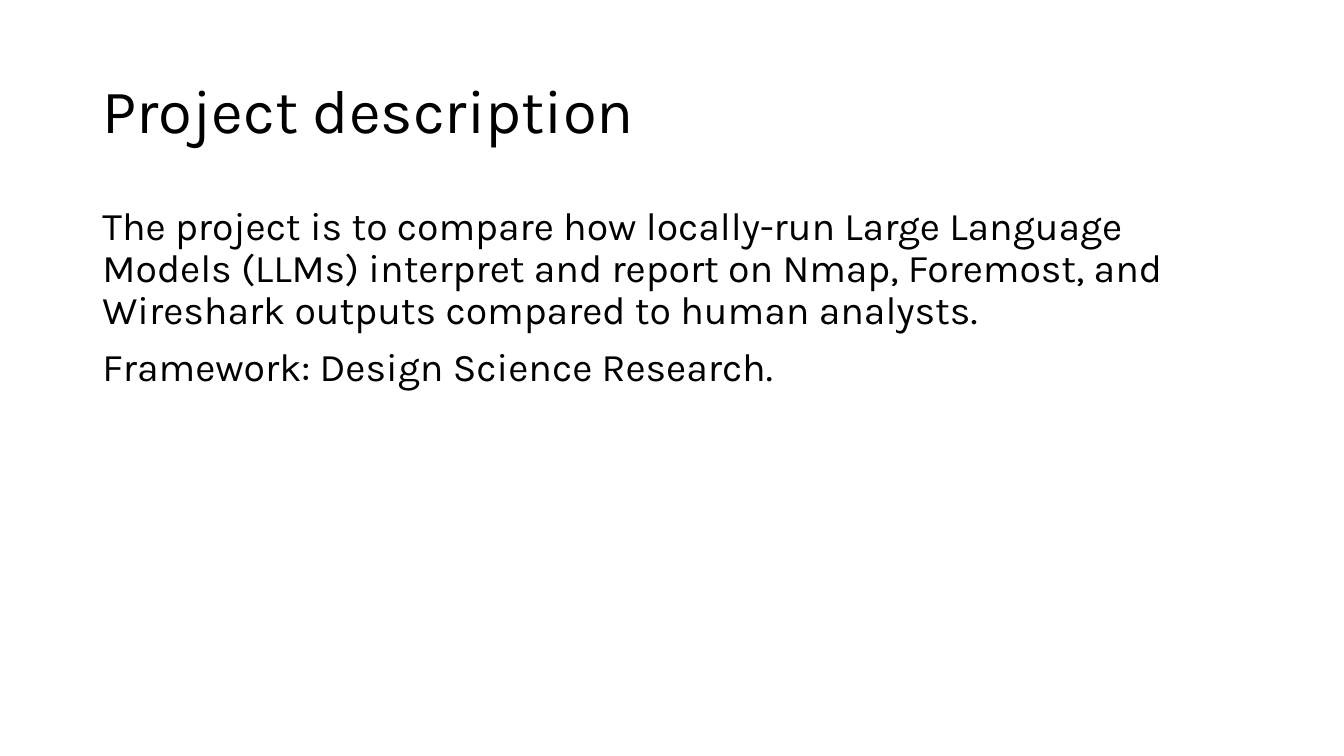
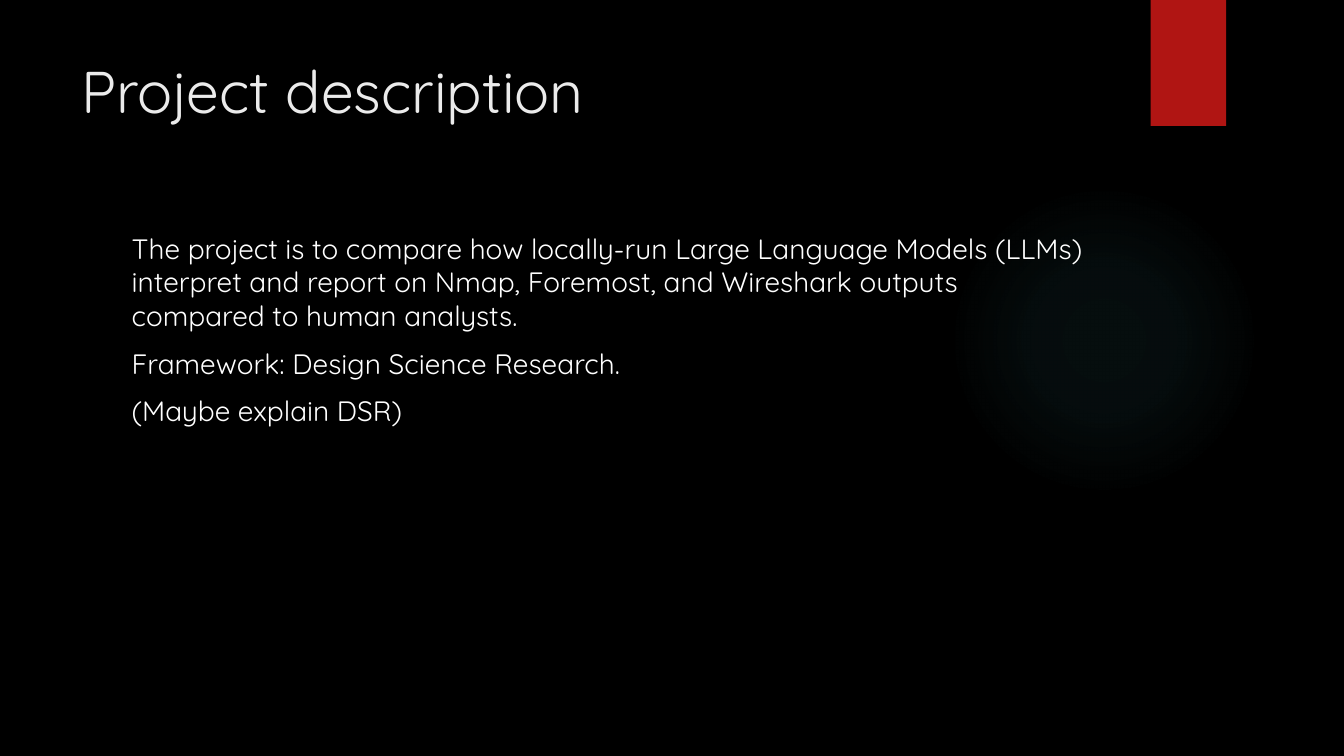
Before and after one commit to DavidSushames/BHB-Capstone, a slide deck: slide 3 of Mid Project Presentation.pptx (slide 2 before the commit). Drawn at 1344x756 pixels with LibreOffice and Linux fonts; fonts in the diff are those of the drawing; background and template pictures are left out. Boxes give left, top, right and bottom in pixels: in the first picture for what was removed or moved away, otherwise in the second. Text is boxed around its words. In the diff, an @@ line names an element or a change of style, - is before the commit and + after.

```diff
--- a/Mid Project Presentation.pptx
+++ b/Mid Project Presentation.pptx
@@ background #FFFFFF to picture (left out) @@
@@ rectangle added at (1150,0,1226,126), fill #B01513 @@
@@ title "Project description": place and size @@
-title "Project description" at (102,90,634,148)
+title "Project description" at (81,69,584,125)
@@ title "Project description" at (81,69,584,125): size 44 to 42 pt, font Karla to Quicksand, text colour #000000 to #EBEBEB; line spacing 0.9 to 1; vertical alignment middle to top @@
@@ ellipse added at (949,185,1259,495), fill gradient #50B9C1 @@
@@ text "The project is to compare ...": place and size @@
-text "The project is to compare ..." at (102,213,1162,391)
+text "The project is to compare ..." at (132,238,1082,427)
@@ text at (132,238,1082,380): size 28 to 20 pt, font Karla to Quicksand, text colour #000000 to #FFFFFF; line spacing 0.9 to 1 @@
@@ text at (132,400,402,427): paragraph added @@
+(Maybe explain DSR)
```
Also in this commit, not shown: 5 other slides changed, 2 slides added, 8 other files.
